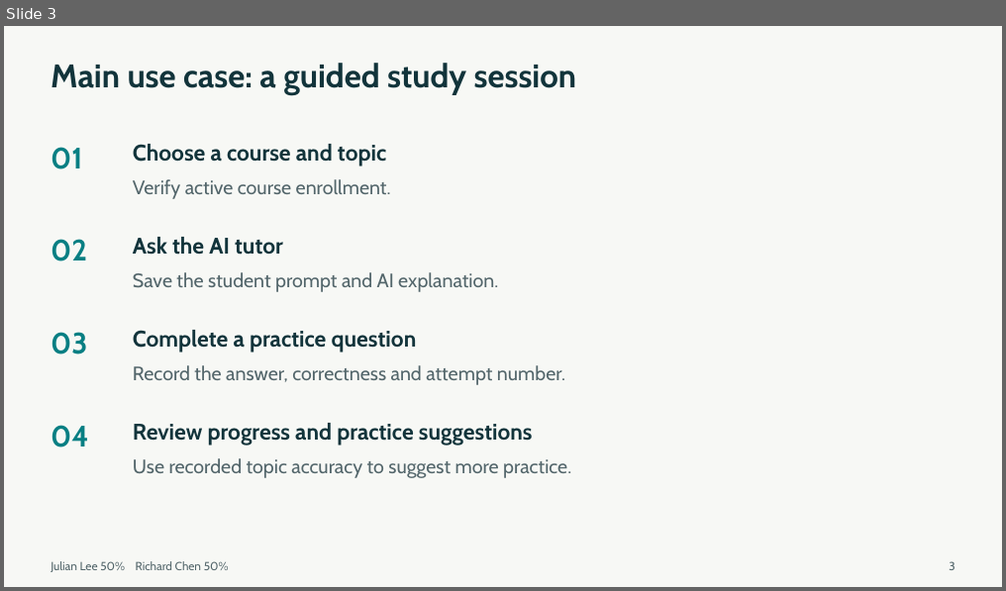
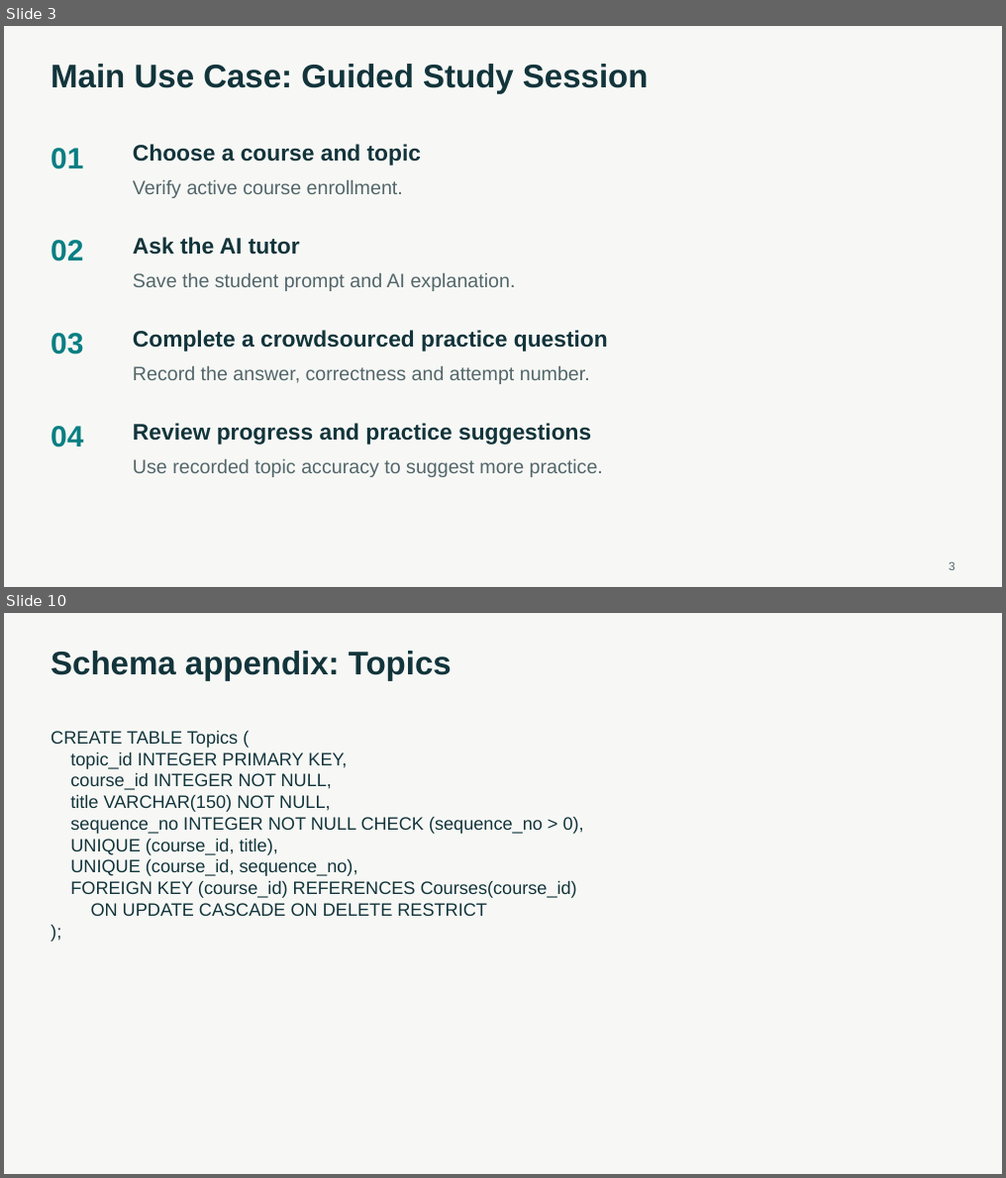
Before and after one commit to BoyManWamen/YouTutor, a slide deck: Checkpoint1-slides.pptx. Shown one above the other, each under a label of ours: slide 3 before the commit, slides 3 and 10 after it; the slides between them are not shown. The pictures are 1006x591 and 1006x1178 pixels, drawn with LibreOffice and Linux fonts; fonts in the diff are those of the drawing. Boxes give left, top, right and bottom in pixels: in the first picture for what was removed or moved away, otherwise in the second. Text is boxed around its words. In the diff, an @@ line names an element or a change of style, - is before the commit and + after.

Commit message:
Update: Checkpoint 1 specs and slides

```diff
--- a/Checkpoint1-slides.pptx
+++ b/Checkpoint1-slides.pptx
@@ slide 10 added at (4, 613, 1002, 1174), background #F7F8F5 @@
@@ text added at (51, 651, 451, 681), 31.5 pt, text #12343B, bold @@
+Schema appendix: Topics
@@ text added at (51, 731, 584, 916), 17.2 pt, text #12343B @@
+CREATE TABLE Topics (
+topic_id INTEGER PRIMARY KEY,
+course_id INTEGER NOT NULL,
+title VARCHAR(150) NOT NULL,
+sequence_no INTEGER NOT NULL CHECK (sequence_no > 0),
+UNIQUE (course_id, title),
+UNIQUE (course_id, sequence_no),
+FOREIGN KEY (course_id) REFERENCES Courses(course_id)
+ON UPDATE CASCADE ON DELETE RESTRICT
+);
@@ slide 3 changed as well @@
@@ text at (51, 64, 648, 94): text changed; font Cabin to Arial @@
-Main use case: a guided study session
+Main Use Case: Guided Study Session
@@ text at (133, 330, 608, 352): text changed; font Cabin to Arial @@
-Complete a practice question
+Complete a crowdsourced practice question
@@ font Cabin to Arial in 12 elements at (948, 563, 955, 570), (51, 148, 83, 170), (133, 144, 421, 166), (133, 180, 403, 198), (51, 240, 83, 262), (133, 237, 300, 255), (133, 274, 516, 291), (51, 333, 83, 355), (133, 367, 590, 384), (51, 426, 83, 448), (133, 423, 591, 444), (133, 460, 603, 477) @@
@@ text removed at (51, 562, 229, 572) @@
-Julian Lee 50% Richard Chen 50%
```
Also in this commit, not shown: 2 other slides changed, 12 other slides added, 1 slide removed, 1 other file.
